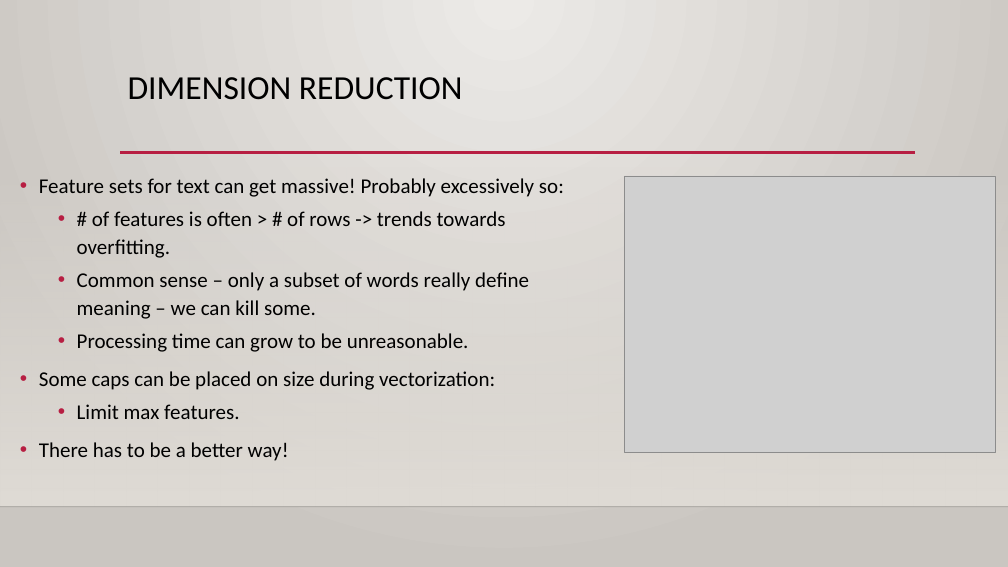
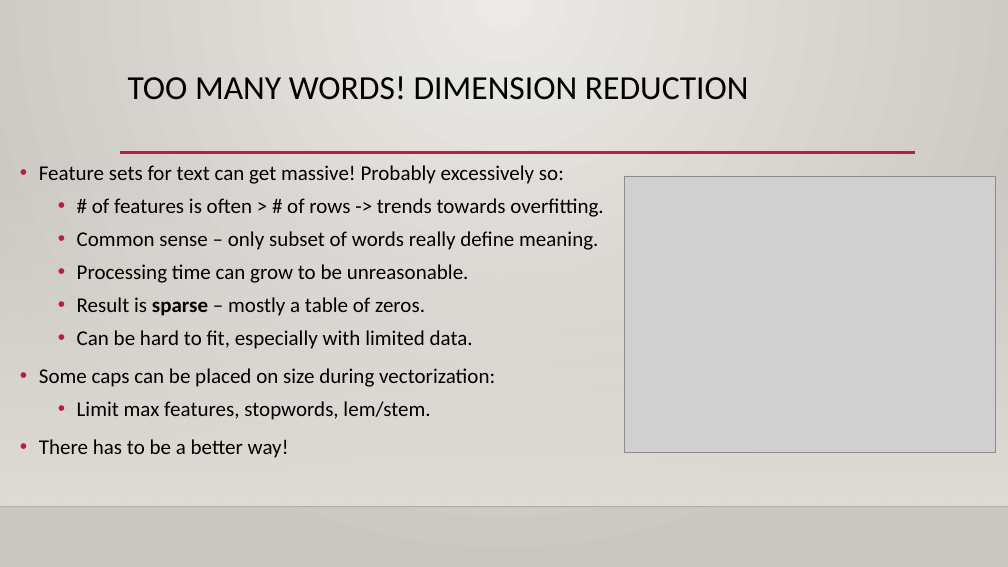
Before and after one commit to AkeemSemperDataScience/Intro_to_Machine_Learning_Students, a slide deck: slide 11 of reference_content/Slides/NLP_2.pptx (slide 9 before the commit). Drawn at 1008x567 pixels with LibreOffice and Linux fonts; fonts in the diff are those of the drawing; grey boxes stand for pictures; background and template pictures are left out. Boxes give left, top, right and bottom in pixels: in the first picture for what was removed or moved away, otherwise in the second. Text is boxed around its words. In the diff, an @@ line names an element or a change of style, - is before the commit and + after.

```diff
--- a/reference_content/Slides/NLP_2.pptx
+++ b/reference_content/Slides/NLP_2.pptx
@@ title at [128,76,749,100]: text changed @@
-DIMENSION REDUCTION
+TOO MANY WORDS! DIMENSION REDUCTION
@@ text "Feature sets for text can ...": place and size @@
-text "Feature sets for text can ..." at [39,178,564,461]
+text "Feature sets for text can ..." at [39,165,603,458]
@@ text at [77,231,598,250]: text changed @@
-  • Common sense – only a subset of words really define meaning – we can kill some.
+  • Common sense – only subset of words really define meaning.
@@ text at [77,297,473,349]: paragraphs added @@
+  • Result is sparse – mostly a table of zeros.
+  • Can be hard to fit, especially with limited data.
@@ text at [77,401,430,420]: text changed @@
-  • Limit max features.
+  • Limit max features, stopwords, lem/stem.
```
Also in this commit, not shown: 12 other slides changed, 8 slides added, 3 other files.
